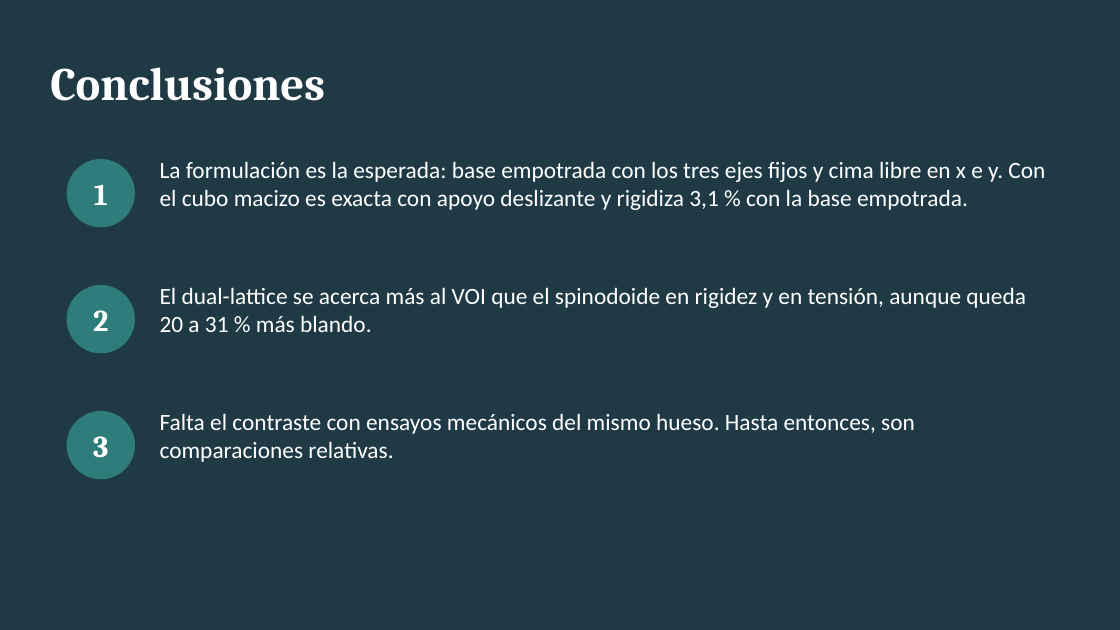
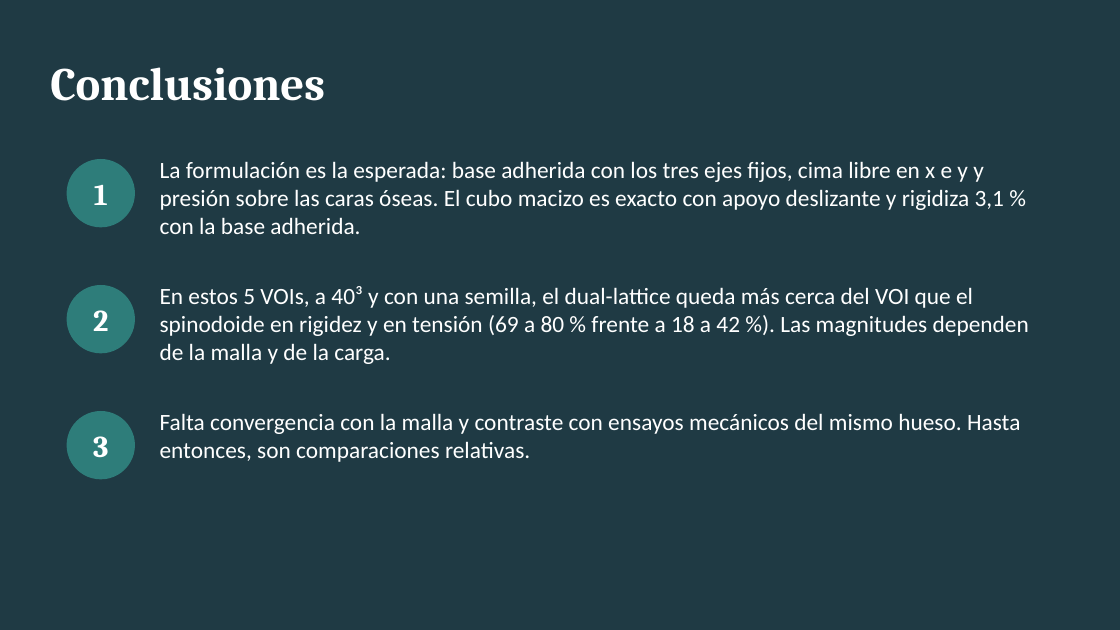
Before and after one commit to cgt1989/spinpy, a slide deck: slide 14 of comparativa_motores/tapia_c1_c5/Tapia_C1_C5.pptx (slide 12 before the commit). Drawn at 1120x630 pixels with LibreOffice and Linux fonts; fonts in the diff are those of the drawing. Boxes give left, top, right and bottom in pixels: in the first picture for what was removed or moved away, otherwise in the second. Text is boxed around its words. In the diff, an @@ line names an element or a change of style, - is before the commit and + after.

```diff
--- a/comparativa_motores/tapia_c1_c5/Tapia_C1_C5.pptx
+++ b/comparativa_motores/tapia_c1_c5/Tapia_C1_C5.pptx
@@ text at <box>160,161,1004,234</box>: text changed @@
-La formulación es la esperada: base empotrada con los tres ejes fijos y cima libre en x e y. Con el cubo macizo es exacta con apoyo deslizante y rigidiza 3,1 % con la base empotrada.
+La formulación es la esperada: base adherida con los tres ejes fijos, cima libre en x e y y presión sobre las caras óseas. El cubo macizo es exacto con apoyo deslizante y rigidiza 3,1 % con la base adherida.
@@ text at <box>160,286,1029,364</box>: text changed @@
-El dual-lattice se acerca más al VOI que el spinodoide en rigidez y en tensión, aunque queda 20 a 31 % más blando.
+En estos 5 VOIs, a 40³ y con una semilla, el dual-lattice queda más cerca del VOI que el spinodoide en rigidez y en tensión (69 a 80 % frente a 18 a 42 %). Las magnitudes dependen de la malla y de la carga.
@@ text at <box>160,413,1020,462</box>: text changed @@
-Falta el contraste con ensayos mecánicos del mismo hueso. Hasta entonces, son comparaciones relativas.
+Falta convergencia con la malla y contraste con ensayos mecánicos del mismo hueso. Hasta entonces, son comparaciones relativas.
```
Also in this commit, not shown: 11 other slides changed, 2 slides added, 7 other files.
